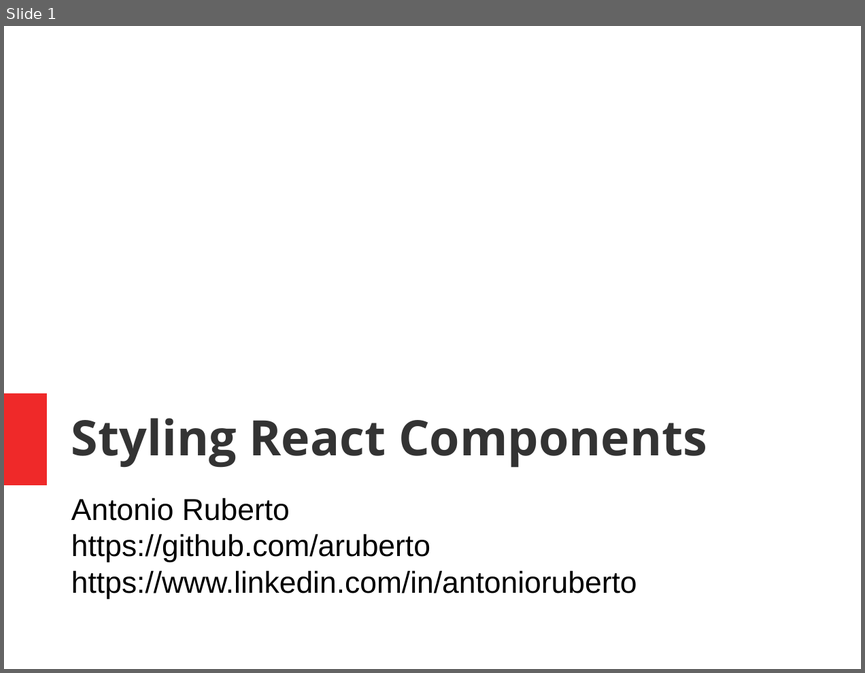
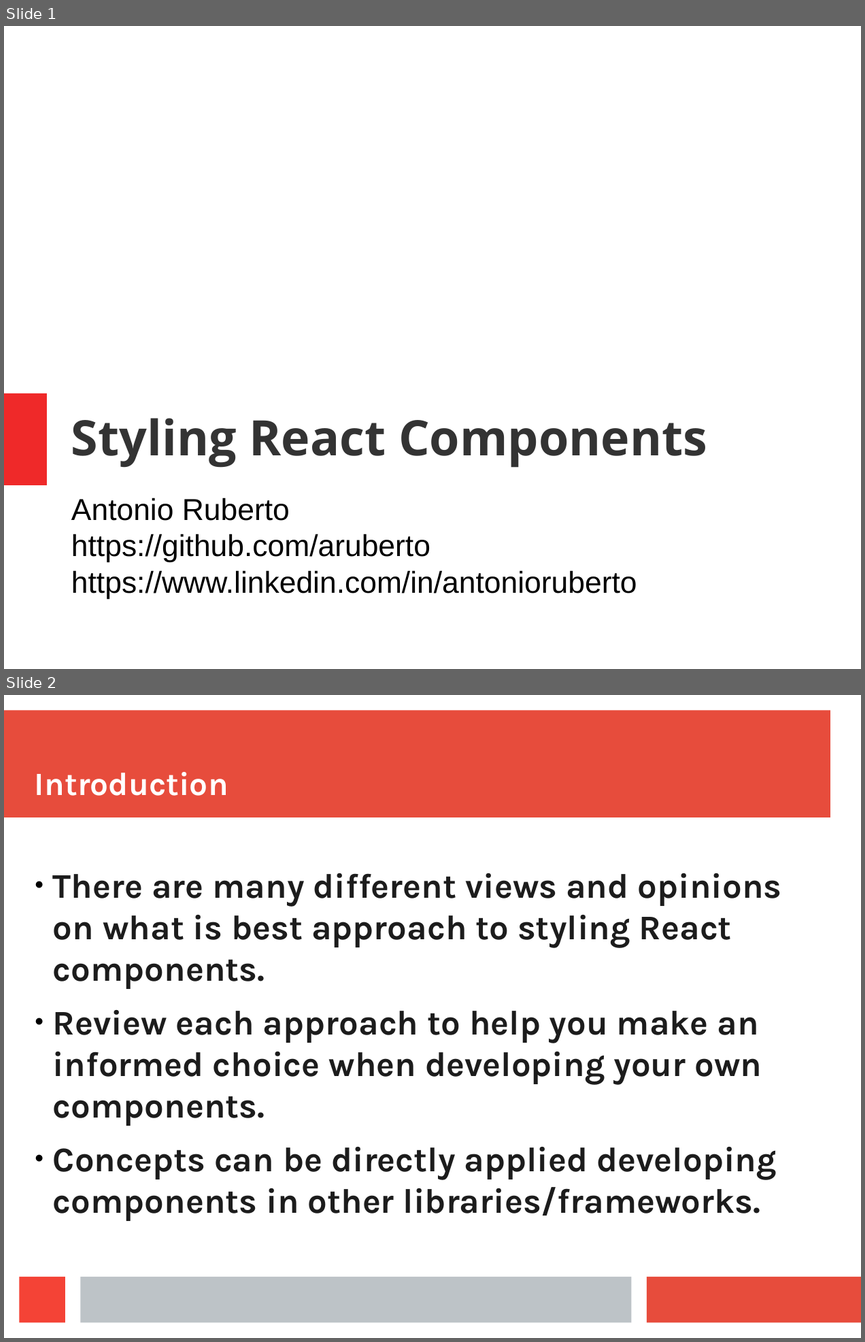
Before and after one commit to aruberto/styling-javascript-components, a slide deck: styling_react_components.odp. Shown one above the other, each under a label of ours: slide 1 before the commit, slides 1 and 2 after it. The pictures are 865x673 and 865x1342 pixels, drawn with LibreOffice and Linux fonts; fonts in the diff are those of the drawing. Boxes give left, top, right and bottom in pixels: in the first picture for what was removed or moved away, otherwise in the second. Text is boxed around its words. In the diff, an @@ line names an element or a change of style, - is before the commit and + after.

Commit message:
presentation

```diff
--- a/styling_react_components.odp
+++ b/styling_react_components.odp
@@ slide 2 added at <box>4,695,861,1338</box>, background #FFFFFF @@
@@ rectangle added at <box>4,711,830,818</box>, fill #E74C3C @@
@@ title added at <box>35,772,228,796</box>, 30.1 pt, text #FFFFFF, bold @@
+Introduction
@@ text added at <box>53,873,782,1221</box>, 32 pt, text #1C1C1C, bold @@
+● There are many different views and opinions on what is best approach to styling React components.
+● Review each approach to help you make an informed choice when developing your own components.
+● Concepts can be directly applied developing components in other libraries/frameworks.
@@ rectangle added at <box>20,1276,65,1323</box>, fill #F44336 @@
@@ rectangle added at <box>80,1276,632,1323</box>, fill #BDC3C7 @@
@@ rectangle added at <box>647,1276,861,1323</box>, fill #E74C3C @@
```
Also in this commit, not shown: 15 other slides added, 1 slide removed.
